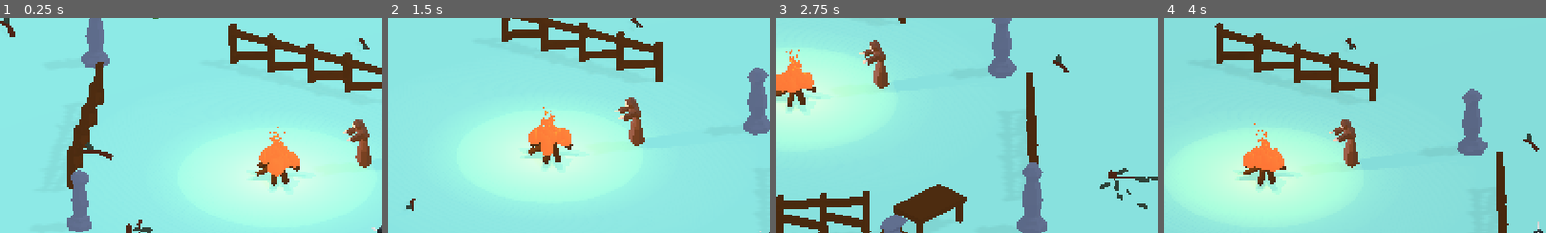
Above: before the commit, frames 1-4 (left to right).
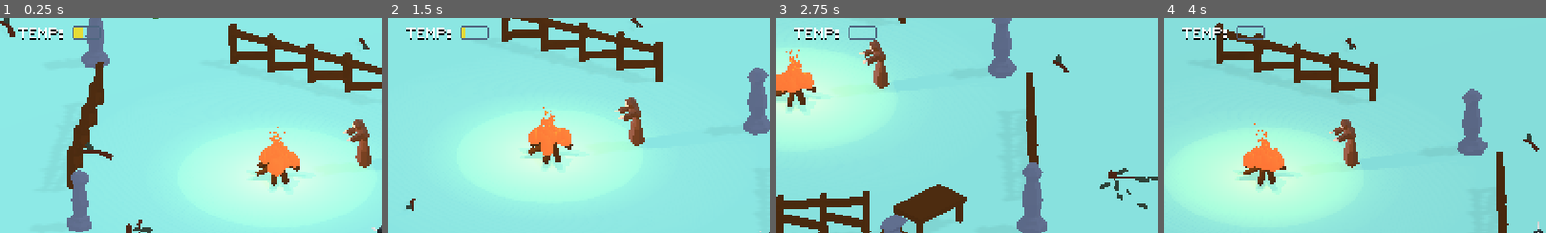
Above: after the commit, the same moments.

Repository: guilhermehto/ludum-dare-46
Game: Godot game, scene res://Game.tscn
Same seed, same stepped clock (60 frames per second), same inputs: the game is played once before the commit and once after it.
Inputs (mouse positions are % of the whole screen's width and height, from its top left):
- Up to frame 1 (0.25 s): no input
- Up to frame 2 (1.5 s): tap Enter (ui_accept) at 0.5, 0.77 s; move the mouse to (72, 45) at 0.52 s; hold D (move_right) 0.53-1.28 s; hold E (interact) 0.53-1.28 s; move the mouse to (30, 55) at 1.27 s; hold S (move_down) from 1.28 s (still down); click (30, 55) at 1.35 s
- Up to frame 3 (2.75 s): tap Enter (ui_accept) at 1.52 s; move the mouse to (60, 28) at 2.02 s; release S (move_down) at 2.03 s; hold D (move_right) from 2.03 s (still down); hold E (interact) from 2.03 s (still down)
- Up to frame 4 (4 s): move the mouse to (45, 70) at 2.77 s; release D (move_right) at 2.78 s; release E (interact) at 2.78 s; hold W (move_up) 2.78-3.53 s; click (45, 70) at 2.85 s; tap Enter (ui_accept) at 3.02, 3.77 s; move the mouse to (80, 65) at 3.52 s; hold A (move_left) from 3.53 s (still down); hold E (interact) from 3.53 s (still down)
The pictures show only the part of the screen within x 0-50%, y 2-52%; the shares and areas given below are measured in that part.

The runs differ from the first frame. In frame 1, 0.6% of the frame differs, in the area x 4-24%, y 3-11%; in frame 2, 0.6%, in the area x 4-27%, y 3-11%; in frame 3, 0.5%; in frame 4, 0.5%.

Commit message:
Added temperature display for player

Diff:
--- a/Game.gd
+++ b/Game.gd
@@ -1 +1,7 @@
 extends Node
+
+onready var gui : Control = $GUI
+onready var player : Player = $Player
+
+func _ready() -> void:
+	gui.initialize(player)
--- a/actors/player/Player.tscn
+++ b/actors/player/Player.tscn
@@ -36,14 +36,11 @@
 [node name="PlayerMesh" parent="." instance=ExtResource( 6 )]
 transform = Transform( -1, 0, 8.9407e-08, 0, 1, 0, -8.9407e-08, 0, -1, 0, 0, 0 )
 
-[node name="Armature" parent="PlayerMesh" index="0"]
-bones/14/bound_children = [ NodePath("handrBoneAttachment") ]
-
 [node name="AnimationPlayer" parent="PlayerMesh/Armature" index="0"]
 playback_speed = 1.4
 
 [node name="handrBoneAttachment" parent="PlayerMesh/Armature" index="2"]
-transform = Transform( -0.243079, 0.287446, 0.926437, 0.640916, 0.764499, -0.0690375, -0.728105, 0.576987, -0.370063, -1.70821, 1.75162, -1.06169 )
+transform = Transform( -0.636129, -0.0463143, 0.77019, 0.768157, 0.0559264, 0.637813, -0.0726138, 0.997359, 2.5761e-07, -2.38702, 1.57801, -0.00841982 )
 
 [node name="Hands" type="Spatial" parent="PlayerMesh/Armature/handrBoneAttachment/HandPosition" index="0"]
 transform = Transform( 0.340825, 0.501564, -0.795157, -0.810905, 0.584793, 0.0212943, 0.47568, 0.637536, 0.606033, -0.0975862, -0.352182, -0.273852 )
--- a/interface/GUI.gd
+++ b/interface/GUI.gd
@@ -2,11 +2,17 @@
 
 onready var inventory = $Inventory
 onready var counters = $Counters
+onready var stats = $Stats
+
+var player_ref : Player = null
+
+func initialize(player: Player) -> void:
+	player_ref = player
+	stats.initialize(player_ref)
 
 func _ready() -> void:
 	GlobalSignals.connect("inventory_updated", self, "_on_inventory_updated")
 	GlobalSignals.connect("day_passed", self, "_on_day_passed")
-
 
 func _on_inventory_updated(info) -> void:
 	inventory.update_text(info)
--- a/interface/GUI.tscn
+++ b/interface/GUI.tscn
@@ -6,6 +6,9 @@
 [ext_resource path="res://interface/Notification.gd" type="Script" id=4]
 [ext_resource path="res://interface/Counters.gd" type="Script" id=5]
 [ext_resource path="res://interface/Label.tscn" type="PackedScene" id=6]
+[ext_resource path="res://interface/icons/under-texture-progress.png" type="Texture" id=7]
+[ext_resource path="res://interface/icons/over-texture-progress.png" type="Texture" id=8]
+[ext_resource path="res://interface/Stats.gd" type="Script" id=9]
 
 [node name="GUI" type="Control"]
 anchor_right = 1.0
@@ -97,4 +100,29 @@
 custom_constants/shadow_offset_x = 0
 text = "Survived: 0 days"
 align = 2
+
+[node name="Stats" type="VBoxContainer" parent="."]
+margin_right = 40.0
+margin_bottom = 40.0
+script = ExtResource( 9 )
+__meta__ = {
+"_edit_use_anchors_": false
+}
+
+[node name="Temperature" type="HBoxContainer" parent="Stats"]
+margin_right = 46.0
+margin_bottom = 8.0
+
+[node name="Label" parent="Stats/Temperature" instance=ExtResource( 6 )]
+margin_right = 26.0
+text = "Temp:"
+
+[node name="TextureProgress" type="TextureProgress" parent="Stats/Temperature"]
+margin_left = 30.0
+margin_right = 46.0
+margin_bottom = 8.0
+value = 50.0
+texture_over = ExtResource( 8 )
+texture_progress = ExtResource( 7 )
+tint_progress = Color( 0.905882, 0.862745, 0.215686, 1 )
 [connection signal="timeout" from="Notification/Timer" to="Notification" method="_on_Timer_timeout"]
--- /dev/null
+++ b/interface/Stats.gd
@@ -0,0 +1,16 @@
+extends VBoxContainer
+
+onready var temp_texture_progress : TextureProgress = $Temperature/TextureProgress
+
+var player_ref : Player = null
+
+func _process(delta: float) -> void:
+	if not player_ref:
+		return
+	var warm_body : WarmBody = player_ref.warm_body as WarmBody
+	var player_temp_percentage = (warm_body.max_body_temperature - warm_body.temperature) / (warm_body.max_body_temperature - warm_body.minimun_body_temperature)
+	temp_texture_progress.value = 100 * player_temp_percentage
+	print(player_temp_percentage)
+
+func initialize(player: Player) -> void:
+	player_ref = player
Not shown: 1 places in interface/GUI.tscn that only renumber resources
Binary file added: interface/icons/over-texture-progress.png
Not shown, added: interface/icons/over-texture-progress.png.import
Binary file added: interface/icons/under-texture-progress.png
Not shown, added: interface/icons/under-texture-progress.png.import
